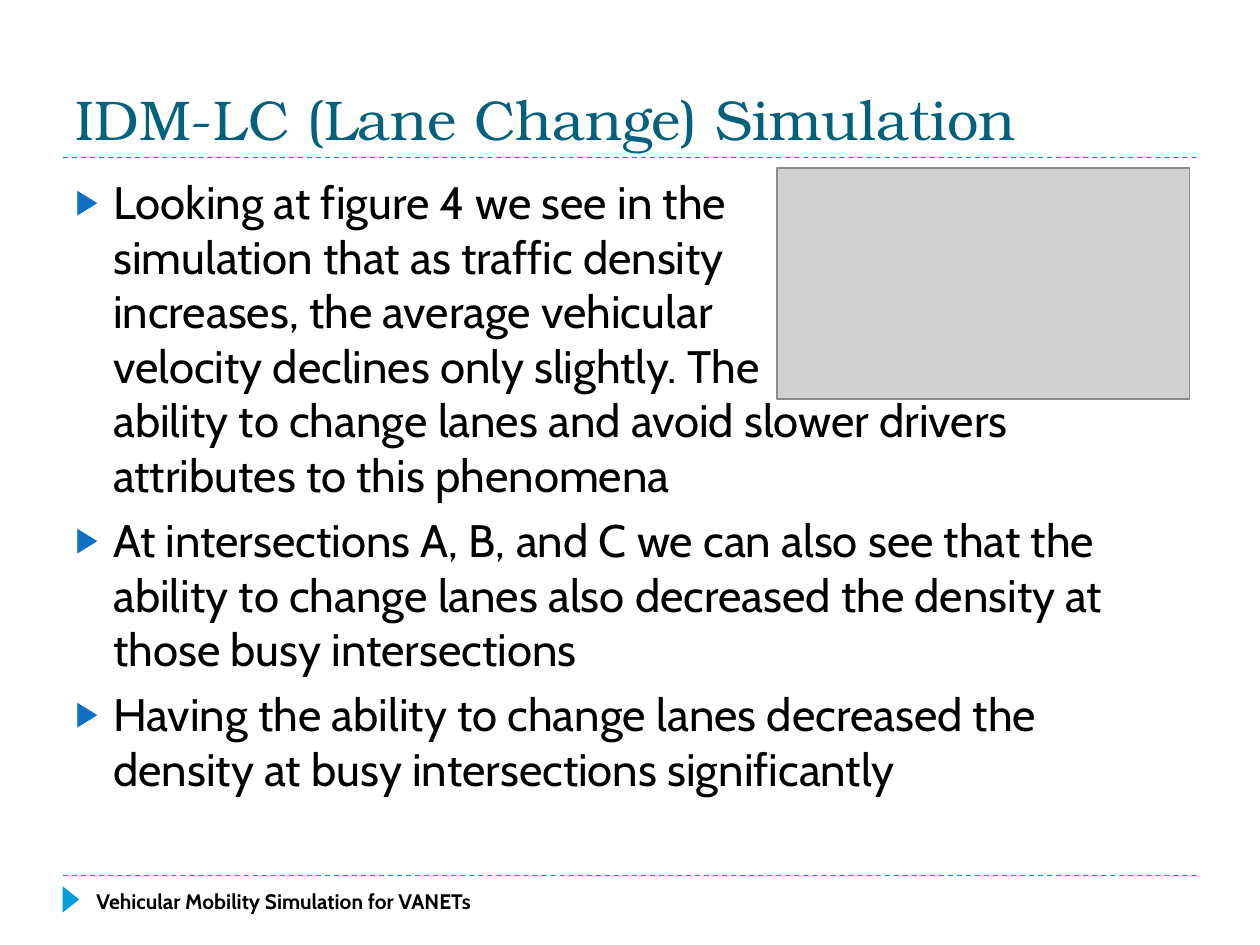
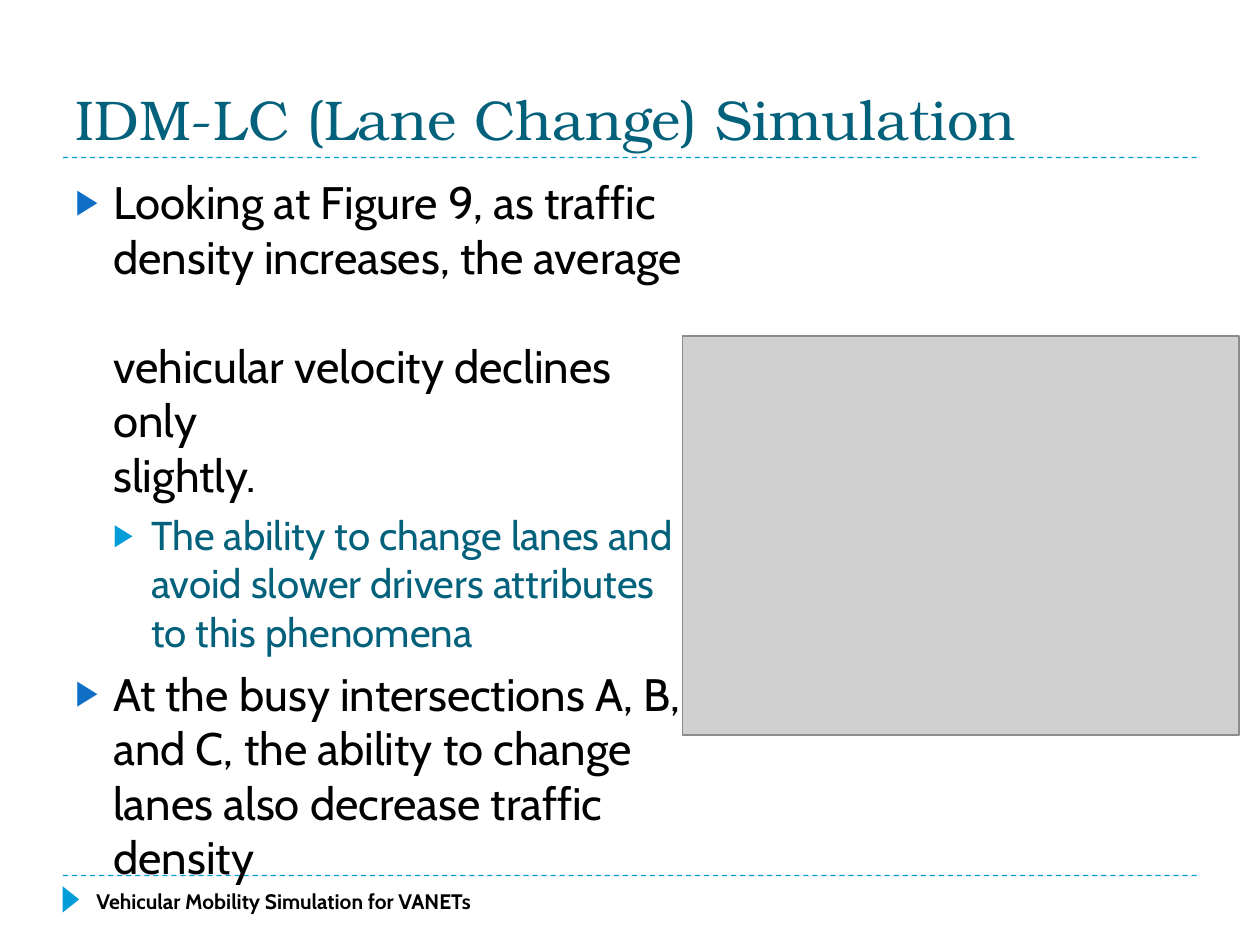
Before and after one commit to f33losopher/EEMaster_VANET, a slide deck: slide 42 of VANET_Felix.pptx. Drawn at 1260x945 pixels with LibreOffice and Linux fonts; fonts in the diff are those of the drawing; grey boxes stand for pictures. Boxes give left, top, right and bottom in pixels: in the first picture for what was removed or moved away, otherwise in the second. Text is boxed around its words. In the diff, an @@ line names an element or a change of style, - is before the commit and + after.

```diff
--- a/VANET_Felix.pptx
+++ b/VANET_Felix.pptx
@@ text at (x1=113, y1=185, x2=682, y2=821): text changed @@
-▶ Looking at figure 4 we see in the
-  simulation that as traffic density
-  increases, the average vehicular
-  velocity declines only slightly. The
-  ability to change lanes and avoid slower drivers attributes to this phenomena
-▶ At intersections A, B, and C we can also see that the ability to change lanes also decreased the density at those busy intersections
-▶ Having the ability to change lanes decreased the density at busy intersections significantly
+▶ Looking at Figure 9, as traffic
+  density increases, the average
+  vehicular velocity declines only
+  slightly.
+  ▶ The ability to change lanes and
+    avoid slower drivers attributes
+    to this phenomena
+▶ At the busy intersections A, B, and C, the ability to change lanes also decrease traffic density
@@ picture resized from (x1=777, y1=168, x2=1189, y2=398) to (x1=683, y1=336, x2=1240, y2=736) @@
```
Also in this commit, not shown: 51 other slides changed, 3 slides removed, 1 other file.
